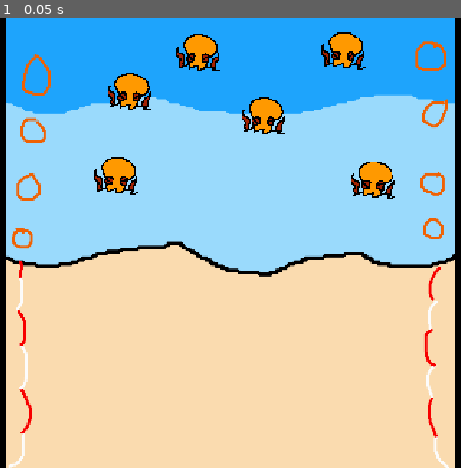
Above: before the commit, frame 1.
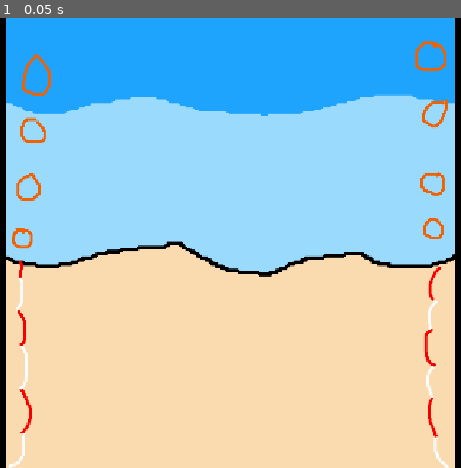
Above: after the commit, the same moment.

Repository: chesedcore/WaveOS
Game: Godot game, scene res://scenes/MiniGames/Beach Breaker/beach_breaker.tscn
Same seed, same stepped clock (60 frames per second), same inputs: the game is played once before the commit and once after it. The project has no main scene, so this scene is started directly.
Inputs:
- Up to frame 1 (0.05 s): no input

The runs differ from the first frame. In frame 1, 3.3% of the frame differs, in the area x 20-86%, y 3-41%.

Commit message:
Space the bar

Diff:
--- a/michaeeeel/scenes/MiniGames/Beach Breaker/beach_breaker.tscn
+++ b/michaeeeel/scenes/MiniGames/Beach Breaker/beach_breaker.tscn
@@ -1,7 +1,6 @@
-[gd_scene load_steps=8 format=3 uid="uid://craqbkxhbmer8"]
+[gd_scene load_steps=7 format=3 uid="uid://craqbkxhbmer8"]
 
 [ext_resource type="Script" uid="uid://dfpskifmp48ab" path="res://scripts/MiniGame Scripts/Beach Breaker/beach_breaker.gd" id="1_grkye"]
-[ext_resource type="Texture2D" uid="uid://c4hckm15xdr44" path="res://assets/MiniGame Assets/BeachBreaker/Octopus.png" id="1_nihfr"]
 [ext_resource type="PackedScene" uid="uid://iy6s2au50nfs" path="res://scenes/MiniGames/Beach Breaker/breaker_player.tscn" id="2_0ttrq"]
 [ext_resource type="Texture2D" uid="uid://bkbo2bfp0al13" path="res://assets/MiniGame Assets/BeachBreaker/TheBeach.png" id="2_vxxka"]
 [ext_resource type="PackedScene" uid="uid://qq6b0gpqd0en" path="res://scenes/MiniGames/Beach Breaker/breaker_ball.tscn" id="5_wjhh4"]
@@ -22,30 +21,6 @@
 grow_vertical = 2
 mouse_filter = 2
 script = ExtResource("1_grkye")
-
-[node name="Octopus" type="Sprite2D" parent="."]
-position = Vector2(429, 109)
-texture = ExtResource("1_nihfr")
-
-[node name="Octopus2" type="Sprite2D" parent="."]
-position = Vector2(622, 144)
-texture = ExtResource("1_nihfr")
-
-[node name="Octopus3" type="Sprite2D" parent="."]
-position = Vector2(780, 236)
-texture = ExtResource("1_nihfr")
-
-[node name="Octopus4" type="Sprite2D" parent="."]
-position = Vector2(410, 230)
-texture = ExtResource("1_nihfr")
-
-[node name="Octopus5" type="Sprite2D" parent="."]
-position = Vector2(737, 50)
-texture = ExtResource("1_nihfr")
-
-[node name="Octopus6" type="Sprite2D" parent="."]
-position = Vector2(528, 53)
-texture = ExtResource("1_nihfr")
 
 [node name="BreakerPlayer" parent="." instance=ExtResource("2_0ttrq")]
 unique_name_in_owner = true
--- a/michaeeeel/scripts/MiniGame Scripts/Beach Breaker/breaker_player.gd
+++ b/michaeeeel/scripts/MiniGame Scripts/Beach Breaker/breaker_player.gd
@@ -10,8 +10,8 @@
 var collided_with_wall := false
 
 func _unhandled_input(event: InputEvent) -> void:
-	if event is InputEventMouse:
-		if event.button_mask == 1:
+	if event is InputEventKey:
+		if event.is_action_pressed("ui_accept"):
 			if paddle_col.disabled and cooldown_timer.time_left <= 0:
 				hit_ball()
 				print("HYEHYAHH")
